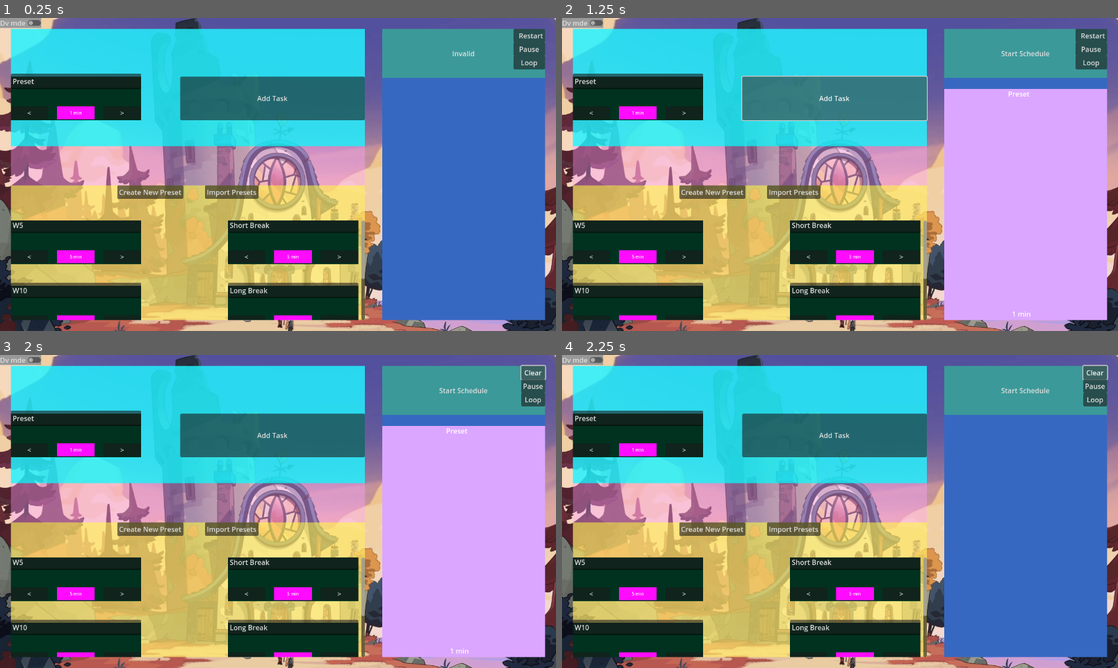
Above: before the commit, frames 1-4 (two rows, left to right).
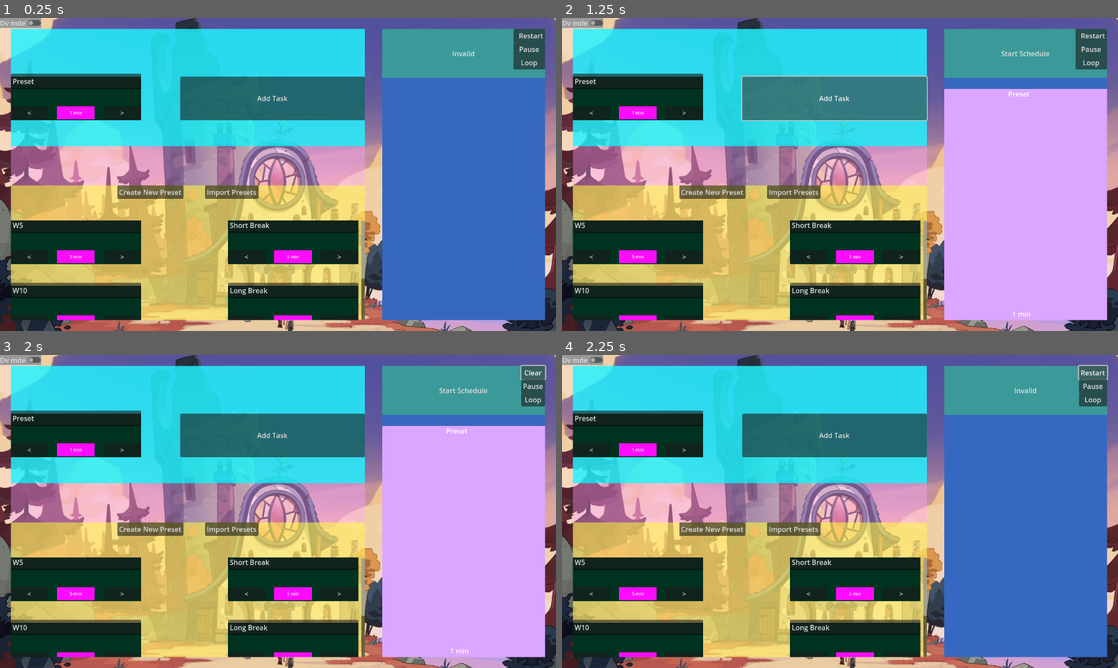
Above: after the commit, the same moments.

Repository: MacBeing3/Custom-Pomodoro-Style-Timers
Game: Godot game, scene res://src/project_root.tscn
Two runs of this game, one before a commit and one after it. Both use one fixed random seed, a clock stepped at 60 frames per second and the inputs below.
Inputs:
- Up to frame 1 (0.25 s): no input
- Up to frame 2 (1.25 s): click "Add Task" at 0.5 s
- Up to frame 3 (2 s): click "Restart" at 1.25 s
- Up to frame 4 (2.25 s): click "Clear" at 2 s

Frames 1-3 are identical in both runs. In frame 4, 0.3% of the frame differs, in the area x 79-98%, y 3-17%.
Error in both runs: Cannot call method 'get_node' on a null value. (res://src/V2_Timer_Unit.gd:9)

Commit message:
Drag to Schedule
Both drag to schedule and add-task button works

Diff:
--- a/Nice timers/src/DropToActiveUnit.gd
+++ b/Nice timers/src/DropToActiveUnit.gd
@@ -2,6 +2,8 @@
 
 
 signal active_unit_hidden(b:bool)
+@onready var main_window:= get_tree().get_root().get_node("ProjectManagerNode/MainWindow")
+@export var is_active_unit_child:bool = true
 
 
 func _can_drop_data(_position, data):
@@ -10,8 +12,12 @@
 
 func _drop_data(position, data):
 	print("dropped")
-	active_unit_hidden.emit(false)
+	if is_active_unit_child:
+		active_unit_hidden.emit(false)
 
-	get_parent().name_bar.text = data["name"]
-	get_parent().work_label.text = str(data["duration"])+ " min"
-	get_parent().minutes_duration = data["duration"]
+		get_parent().name_bar.text = data["name"]
+		get_parent().work_label.text = str(data["duration"])+ " min"
+		get_parent().minutes_duration = data["duration"]
+
+	else:
+		main_window.drag_on_add_task_button_pressed( data["name"],data["duration"])
--- a/Nice timers/src/Main_Screen.gd
+++ b/Nice timers/src/Main_Screen.gd
@@ -9,7 +9,7 @@
 signal window_hide
 
 @onready var active_unit := $BackgroundImage/MarginContainer/HSplitContainer/TimersBackground/TaskVsPresetDivider/TaskBackground/MarginContainer/SelectedTaskContainer/ActiveUnit
-@onready var sched_vbox := $BackgroundImage/MarginContainer/HSplitContainer/TaskBoard/VSplitContainer/ScheduleVBox
+@onready var sched_vbox := $BackgroundImage/MarginContainer/HSplitContainer/TaskBoard/VSplitContainer/Control/ScheduleVBox
 @onready var sched_button :Button= $BackgroundImage/MarginContainer/HSplitContainer/TaskBoard/VSplitContainer/StartSchedule
 @onready var rest_clr_button:Button=$BackgroundImage/MarginContainer/HSplitContainer/TaskBoard/VSplitContainer/StartSchedule/VBoxContainer/ResetButton
 
@@ -37,7 +37,7 @@
 	get:
 		return schedule_button_function
 
-var rest_clr_button_function = "reset":
+var rest_clr_button_function = "Restart":
 	set(state):
 		rest_clr_button_function = state
 		rest_clr_button.text = state
@@ -129,66 +129,105 @@
 	sched_vbox.add_child(new_task_box_inst)
 
 	bound_timers = []
+	num_tasks = -1 #ERROR 1
+	for dictionary in timers_scheduled:
+		num_tasks+=1
+		bound_timers.push_back(sched_vbox.get_child(num_tasks).get_node("Timer"))
+
+func _on_timer_transition():
+
+	if popup_called_times < bound_timers.size():
+		bound_timers[popup_called_times].set_paused(false)
+		print(bound_timers[popup_called_times])
+
+		await bound_timers[popup_called_times].timeout
+
+		if popup_called_times == bound_timers.size() - 1:
+			timer_popup_instance.get_node("StartNextTimer").text = "End Timer"
+
+		window_visible.emit()
+
+
+	else: #if end of timer
+		schedule_button_function = "                                             ↗"
+
+
+
+func _on_popup_pressed() -> void:
+	popup_called_times += 1
+	_on_timer_transition()
+
+
+func _reset_schedule():
+
+
+	if rest_clr_button_function == "Restart" and sched_vbox.get_child_count() != 0:
+		popup_called_times = 0
+
+		for child in sched_vbox.get_child_count():
+			if sched_vbox.get_child(child) is Container:
+				sched_vbox.get_child(child).value = 0
+
+			var dictionary = timers_scheduled[child]
+			sched_vbox.get_child(child).timer.start(dictionary["duration"])
+
+			sched_vbox.get_child(child).dev_mode = dev_mode_enabled
+			sched_vbox.get_child(child)._check_dev_mode()
+			sched_vbox.get_child(child).timer.set_paused(true)
+
+		schedule_button_function = "Start Schedule"
+		rest_clr_button_function = "Clear"
+
+	elif rest_clr_button_function == "Clear":
+		for child in sched_vbox.get_child_count():
+			sched_vbox.get_child(child).call_deferred("queue_free")
+
+		timers_scheduled = []
+		schedule_button_function = "Invalid"
+		rest_clr_button_function = "Restart"
+
+
+func _on_cancel_pressed():
+	_reset_schedule()
+
+
+func _on_check_button_pressed():
+	dev_mode_enabled = not dev_mode_enabled
+	print("devmode", dev_mode_enabled)
+
+	_reset_schedule()
+
+
+	#redoing function to take inputs instead
+
+func drag_on_add_task_button_pressed(task_name, task_duration):
+	#task_name shoudl be name_bar.text 				of the dragged
+	#task_duration should be minutes_duration 		of the dragged
+
+	#adds new to timers_schedule
+	var new_task:= {}
+	new_task["name"] =  task_name			#name_bar.text
+	new_task["duration"] = task_duration		#minutes_duration
+
+	timers_scheduled.push_back(new_task)
+	#worth saving the taking of the array if want to have imports/presets
+
+	print("timer scheduled    ", timers_scheduled)
+
+	#assign task_boxes from dictionary			#would just need to call this if importing list
+	if timers_scheduled.size()>=1:
+		schedule_button_function= "Start Schedule"
+
+	#instanciate taskbox scene were task_name is active.namebar.text, taskminutes is active.minutesdura, and timer dur is active.minutesdura
+	var new_task_box_inst = pck_scne_task_box.instantiate()
+	new_task_box_inst.nom = task_name		#new.nom = name_bar.text
+	new_task_box_inst.minutes = task_duration	#new.minutes = minutes_duration
+	new_task_box_inst.dev_mode = dev_mode_enabled			#new.dev_mode = dev_mode_enabled
+
+	sched_vbox.add_child(new_task_box_inst)
+
+	bound_timers = []
 	num_tasks = -1
 	for dictionary in timers_scheduled:
 		num_tasks+=1
 		bound_timers.push_back(sched_vbox.get_child(num_tasks).get_node("Timer"))
-
-func _on_timer_transition():
-
-	if popup_called_times < bound_timers.size():
-		bound_timers[popup_called_times].set_paused(false)
-		print(bound_timers[popup_called_times])
-
-		await bound_timers[popup_called_times].timeout
-
-		if popup_called_times == bound_timers.size() - 1:
-			timer_popup_instance.get_node("StartNextTimer").text = "End Timer"
-
-		window_visible.emit()
-
-
-	else: #if end of timer
-		schedule_button_function = "                                             ↗"
-
-
-
-func _on_popup_pressed() -> void:
-	popup_called_times += 1
-	_on_timer_transition()
-
-
-func _reset_schedule():
-	if rest_clr_button_function == "reset":
-		popup_called_times = 0
-
-		for child in sched_vbox.get_child_count():
-			sched_vbox.get_child(child).value = 0
-
-			var dictionary = timers_scheduled[child]
-			sched_vbox.get_child(child).timer.start(dictionary["duration"])
-
-			sched_vbox.get_child(child).dev_mode = dev_mode_enabled
-			sched_vbox.get_child(child)._check_dev_mode()
-			sched_vbox.get_child(child).timer.set_paused(true)
-
-		schedule_button_function = "Start Schedule"
-		rest_clr_button_function = "Clear"
-
-	elif rest_clr_button_function == "Clear":
-		for child in sched_vbox.get_child_count():
-			sched_vbox.get_child(child).call_deferred("queue_free")
-
-		timers_scheduled = []
-
-
-
-func _on_cancel_pressed():
-	_reset_schedule()
-
-
-func _on_check_button_pressed():
-	dev_mode_enabled = not dev_mode_enabled
-	print("devmode", dev_mode_enabled)
-
-	_reset_schedule()
--- a/Nice timers/src/Main_Screen.tscn
+++ b/Nice timers/src/Main_Screen.tscn
@@ -231,10 +231,32 @@
 layout_mode = 2
 text = "Loop"
 
-[node name="ScheduleVBox" type="VBoxContainer" parent="BackgroundImage/MarginContainer/HSplitContainer/TaskBoard/VSplitContainer"]
-layout_mode = 2
+[node name="Control" type="Control" parent="BackgroundImage/MarginContainer/HSplitContainer/TaskBoard/VSplitContainer"]
+layout_mode = 2
+size_flags_vertical = 3
+
+[node name="ScheduleVBox" type="VBoxContainer" parent="BackgroundImage/MarginContainer/HSplitContainer/TaskBoard/VSplitContainer/Control"]
+layout_mode = 1
+anchors_preset = 15
+anchor_right = 1.0
+anchor_bottom = 1.0
+grow_horizontal = 2
+grow_vertical = 2
 size_flags_vertical = 3
 theme_override_constants/separation = 10
+
+[node name="Container2" type="Container" parent="BackgroundImage/MarginContainer/HSplitContainer/TaskBoard/VSplitContainer/Control"]
+modulate = Color(0, 0, 1, 1)
+layout_mode = 1
+anchors_preset = 15
+anchor_right = 1.0
+anchor_bottom = 1.0
+offset_top = -26.0
+grow_horizontal = 2
+grow_vertical = 2
+size_flags_vertical = 3
+script = ExtResource("5_4trxd")
+is_active_unit_child = false
 
 [node name="FileDialog" type="FileDialog" parent="."]
 title = "Open a File"
--- a/Nice timers/src/task_box.gd
+++ b/Nice timers/src/task_box.gd
@@ -1,4 +1,5 @@
 extends ProgressBar
+
 
 @onready var timer: Timer= $Timer
 @onready var time_left:float
